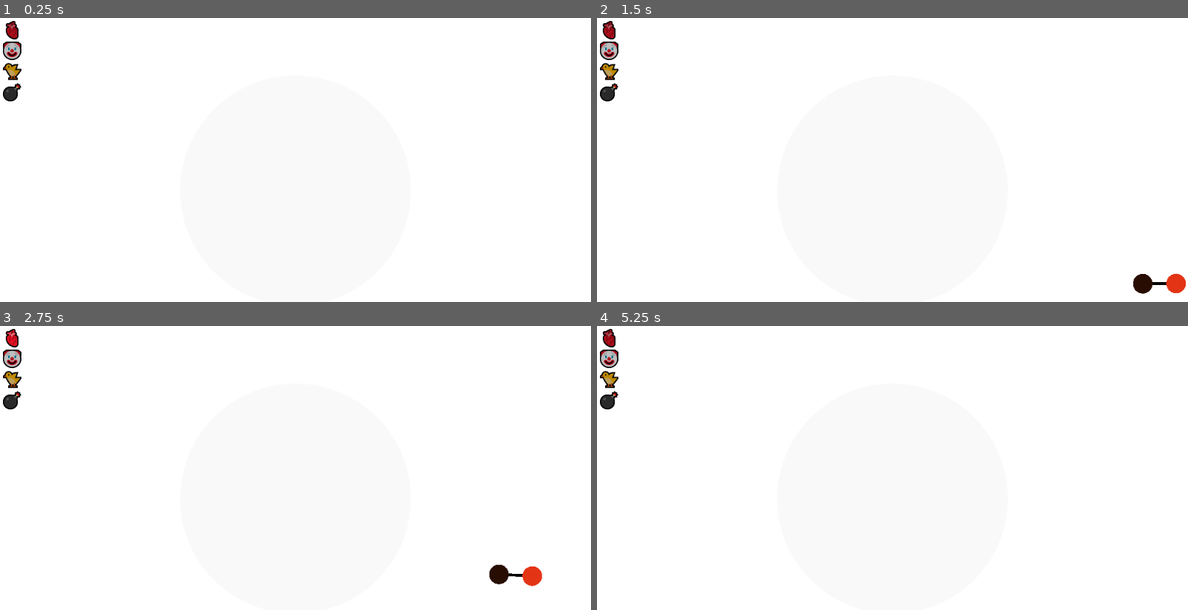
Above: before the commit, frames 1-4 (two rows, left to right).
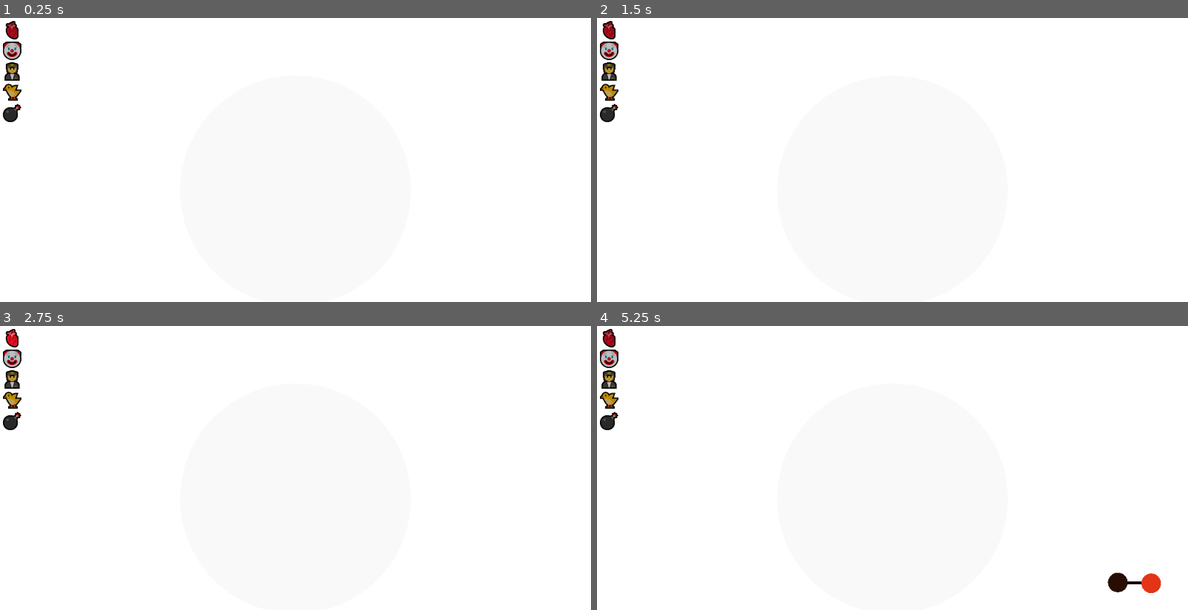
Above: after the commit, the same moments.

Repository: payload/naubino-godot
Game: Godot game, scene res://Game.tscn
The game is run twice, just before and just after one commit, with the same random seed, the same clock (stepped at 60 frames per second) and the same inputs.
Inputs (mouse positions are in pixels of both pictures, inside the frame that each line leads up to):
- Up to frame 1 (0.25 s): no input
- Up to frame 2 (1.5 s): click (608, 71) at 0.52 s; click (608, 71) at 1.27 s
- Up to frame 3 (2.75 s): click (11, 337) at 2.02 s
- Up to frame 4 (5.25 s): click (608, 360) at 2.77 s; click (608, 399) at 3.52 s; click (608, 337) at 4.27 s; click (608, 360) at 5.02 s

The runs differ from the first frame. In frame 1, 0.4% of the frame differs, in the area x 0-4%, y 15-37%; in frame 2, 0.8%; in frame 3, 0.8%; in frame 4, 0.9%, in the area x 0-96%, y 15-95%.

Commit message:
toggle autopilot with pilot button

Diff:
--- a/Game.gd
+++ b/Game.gd
@@ -28,6 +28,10 @@
 		(naub as Node).queue_free()
 
 
+func toggle_autopilot(enabled):
+	$Autopilot.enabled = enabled
+
+
 func get_random_color() -> Color:
 	var colors = [Color.red, Color.green, Color.blue, Color.aqua, Color.yellow, Color.fuchsia]
 	colors = [Color8(229, 53, 23), Color8(151, 190, 13), Color8(0, 139, 208), Color8(255, 204, 0), Color8(226, 0, 122), Color8(100, 31, 128), Color8(41, 14, 3)]
--- a/Game.tscn
+++ b/Game.tscn
@@ -62,3 +62,4 @@
 
 [connection signal="clear" from="GameUI" to="." method="clear"]
 [connection signal="spawn_some" from="GameUI" to="." method="spawn_some"]
+[connection signal="toggle_autopilot" from="GameUI" to="." method="toggle_autopilot"]
--- a/GameUI.gd
+++ b/GameUI.gd
@@ -2,12 +2,14 @@
 
 signal toggle_autospawn(enabled)
 signal toggle_emojis(enabled)
+signal toggle_autopilot(enabled)
 signal spawn_some()
 signal clear()
 
 func _ready():
 	$VBoxContainer/AutospawnButton.connect("toggled", self, "_on_toggled", ["toggle_autospawn"])
 	$VBoxContainer/EmojiButton.connect("toggled", self, "_on_toggled", ["toggle_emojis"])
+	$VBoxContainer/AutopilotButton.connect("toggled", self, "_on_toggled", ["toggle_autopilot"])
 	$VBoxContainer/SpawnButton.connect("pressed", self, "_on_pressed", ["spawn_some"])
 	$VBoxContainer/ClearButton.connect("pressed", self, "_on_pressed", ["clear"])
 
--- a/GameUI.tscn
+++ b/GameUI.tscn
@@ -1,10 +1,11 @@
-[gd_scene load_steps=6 format=2]
+[gd_scene load_steps=7 format=2]
 
 [ext_resource path="res://ModulateButton.tscn" type="PackedScene" id=1]
 [ext_resource path="res://segoe-ui-emoji/clown-face.png" type="Texture" id=2]
 [ext_resource path="res://segoe-ui-emoji/baby-chick.png" type="Texture" id=3]
 [ext_resource path="res://segoe-ui-emoji/bomb.png" type="Texture" id=4]
 [ext_resource path="res://GameUI.gd" type="Script" id=5]
+[ext_resource path="res://segoe-ui-emoji/pilot.png" type="Texture" id=6]
 
 [node name="GameUI" type="CanvasLayer"]
 script = ExtResource( 5 )
@@ -25,16 +26,22 @@
 margin_bottom = 68.0
 texture_normal = ExtResource( 2 )
 
-[node name="SpawnButton" parent="VBoxContainer" instance=ExtResource( 1 )]
+[node name="AutopilotButton" parent="VBoxContainer" instance=ExtResource( 1 )]
 margin_top = 72.0
 margin_right = 32.0
 margin_bottom = 104.0
+texture_normal = ExtResource( 6 )
+
+[node name="SpawnButton" parent="VBoxContainer" instance=ExtResource( 1 )]
+margin_top = 108.0
+margin_right = 32.0
+margin_bottom = 140.0
 toggle_mode = false
 texture_normal = ExtResource( 3 )
 
 [node name="ClearButton" parent="VBoxContainer" instance=ExtResource( 1 )]
-margin_top = 108.0
+margin_top = 144.0
 margin_right = 32.0
-margin_bottom = 140.0
+margin_bottom = 176.0
 toggle_mode = false
 texture_normal = ExtResource( 4 )
Binary file added: segoe-ui-emoji/pilot.png
Not shown, added: segoe-ui-emoji/pilot.png.import
